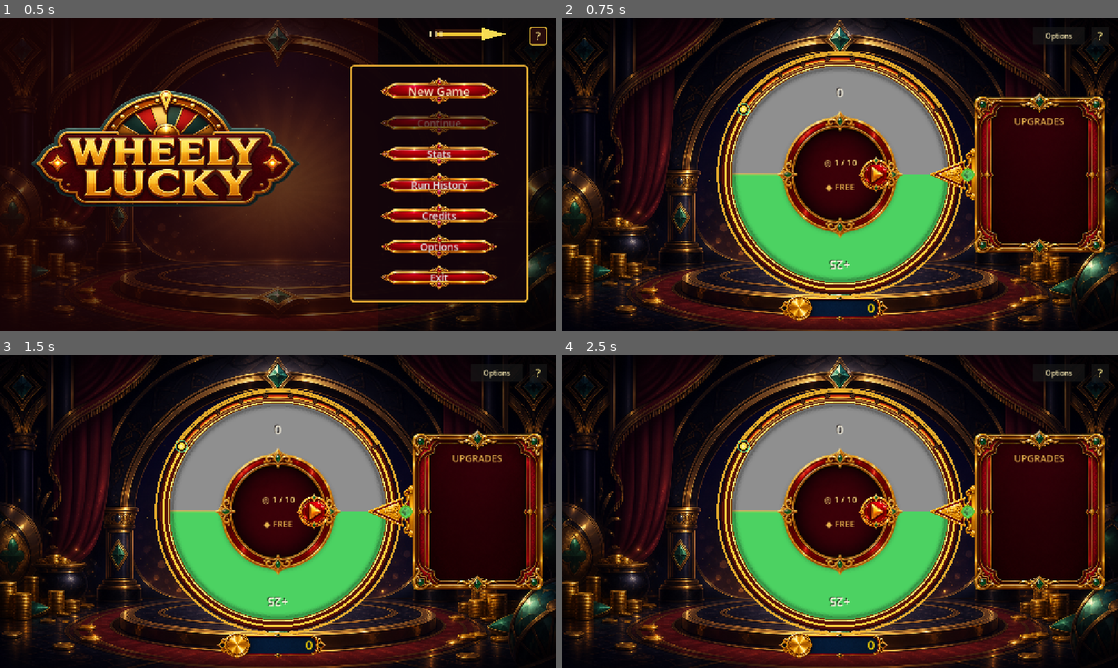
Above: before the commit, frames 1-4 (two rows, left to right).
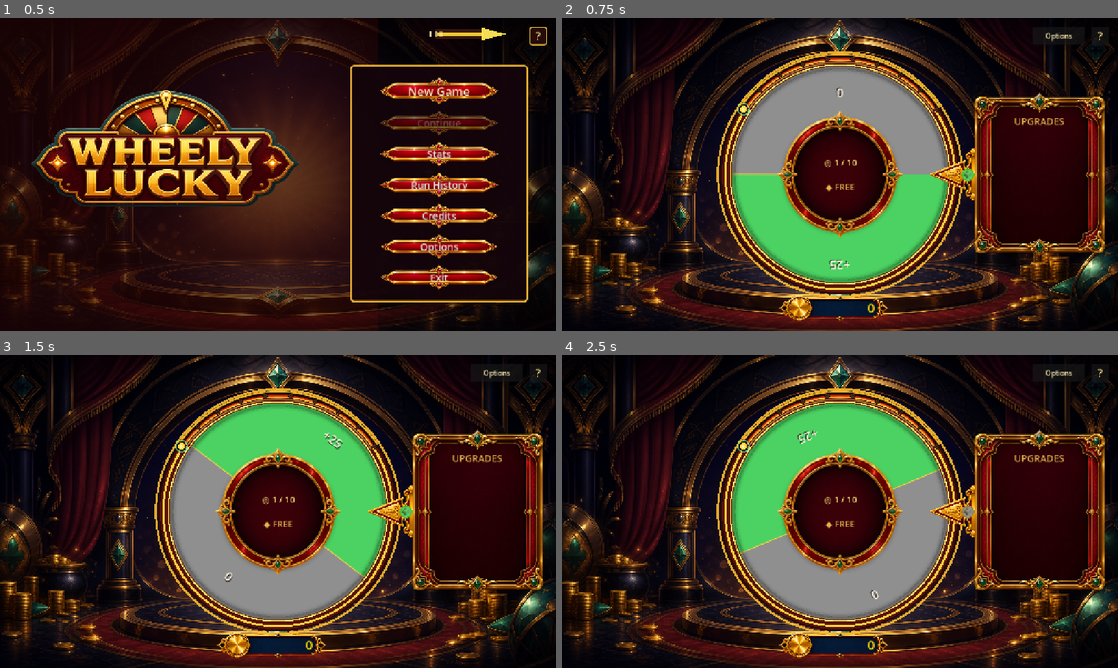
Above: after the commit, the same moments.

Repository: chelij/wheelylucky
Game: Godot game, scene res://scenes/main.tscn
The game is run twice, just before and just after one commit, with the same random seed, the same clock (stepped at 60 frames per second) and the same inputs. Sound files missing from this copy of the repository are replaced by a short silence.
Inputs (mouse positions are in pixels of both pictures, inside the frame that each line leads up to):
- Up to frame 1 (0.5 s): no input
- Up to frame 2 (0.75 s): click "New Game" at 0.5 s
- Up to frame 3 (1.5 s): click (311, 511) at 1.27 s
- Up to frame 4 (2.5 s): click (873, 511) at 2.02 s

Frame 1 is identical in both runs. In frame 2, 0.4% of the frame differs, in the area x 53-60%, y 44-56%; in frame 3, 12%; in frame 4, 14%, in the area x 30-75%, y 15-85%.

Commit message:
Fix next wheel button visibility

Diff:
--- a/scripts/wheel.gd
+++ b/scripts/wheel.gd
@@ -328,7 +328,7 @@
 	prev_wheel_button.visible = has_prev and not locked
 	prev_wheel_button.disabled = false
 
-	var has_next = Game.selected_wheel < Game.MAX_WHEELS
+	var has_next = false
 	for wheel_num in range(Game.selected_wheel + 1, Game.MAX_WHEELS + 1):
 		if Game.is_wheel_unlocked(wheel_num):
 			has_next = true
